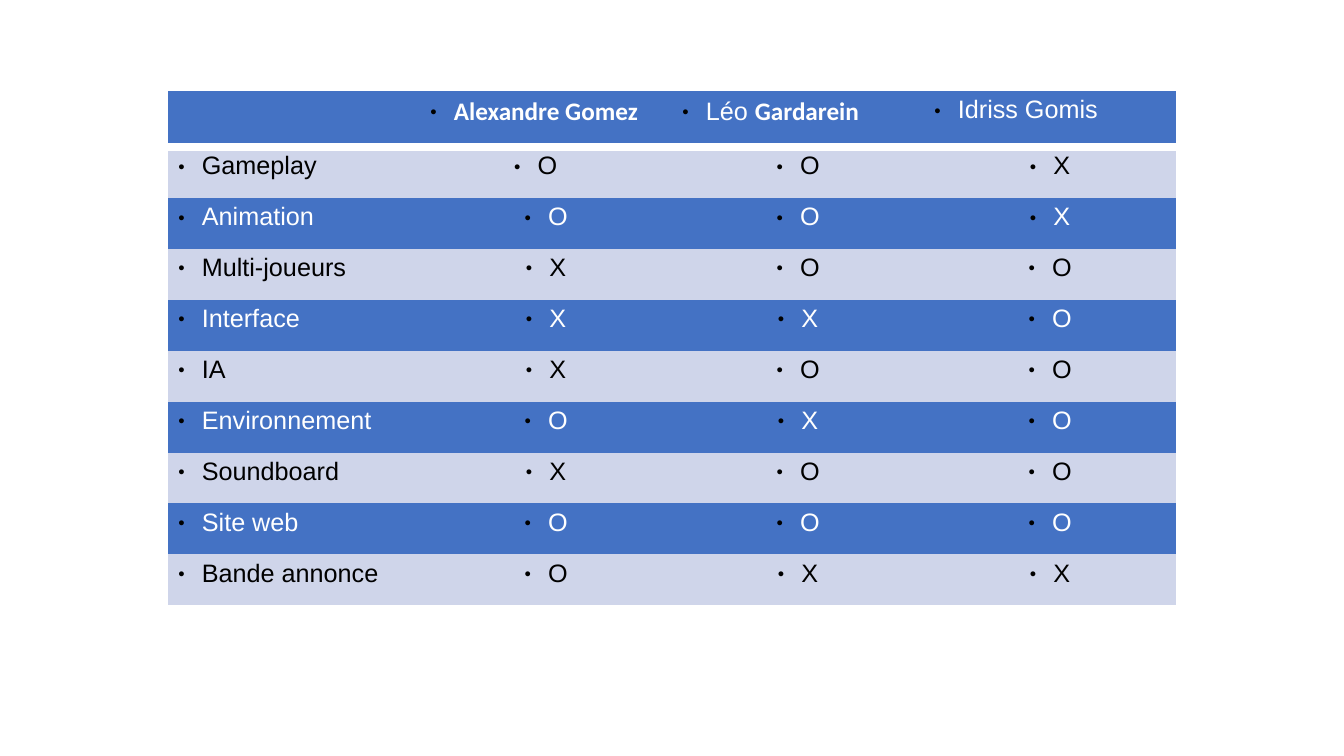
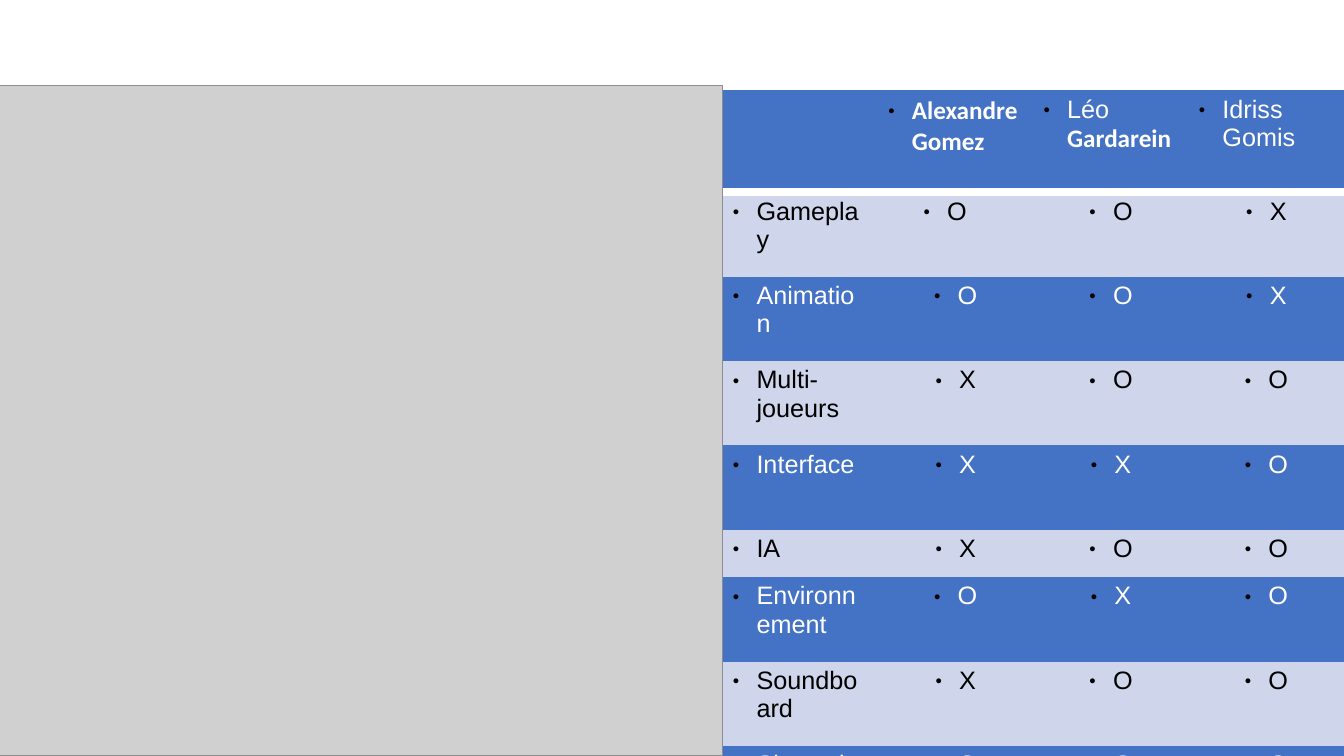
Before and after one commit to AlexandrEpita/Bizarre-Chess-Adventure, a slide deck: slide 3 of diapo soutenance.odp (slide 1 before the commit). Drawn at 1344x756 pixels with LibreOffice and Linux fonts; fonts in the diff are those of the drawing; grey boxes stand for pictures. Boxes give left, top, right and bottom in pixels: in the first picture for what was removed or moved away, otherwise in the second. Text is boxed around its words. In the diff, an @@ line names an element or a change of style, - is before the commit and + after.

```diff
--- a/diapo soutenance.odp
+++ b/diapo soutenance.odp
@@ picture added at <box>0,86,723,756</box> @@
@@ table: place and size @@
-table at <box>168,91,1177,605</box>
+table at <box>723,91,1344,756</box>
```
Also in this commit, not shown: 1 other slide changed, 5 slides added.
